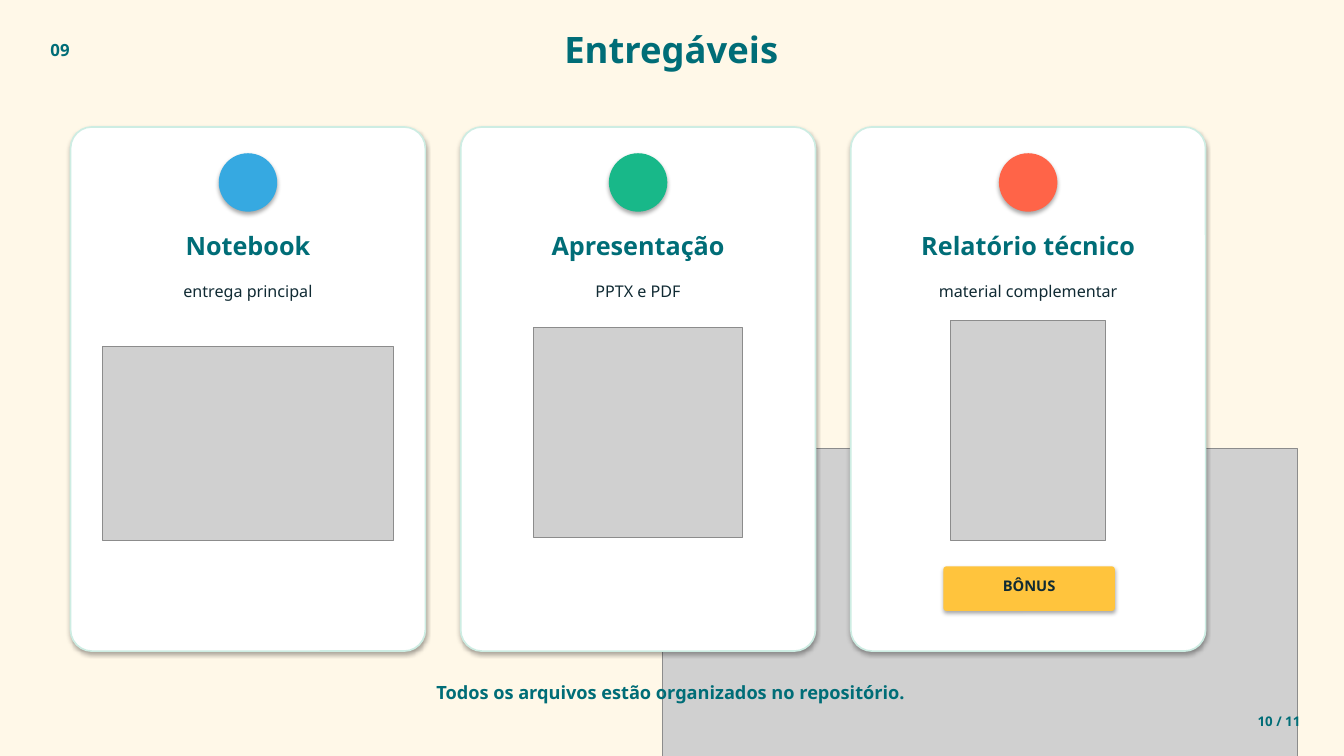
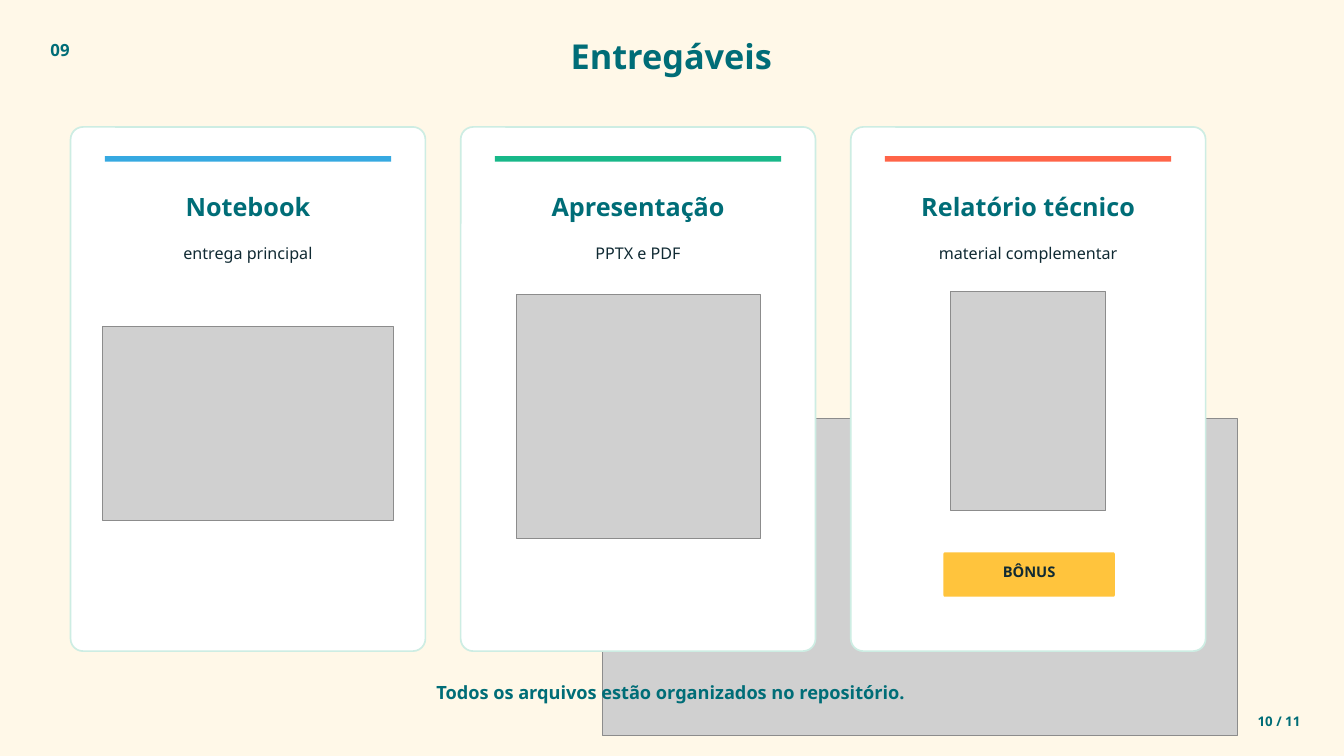
Before and after one commit to JulianaBallin/SMT-Changeover-Prediction, a slide deck: slide 10 of docs/apresentacao/apresentacao_smt_em_tempo.pptx. Drawn at 1344x756 pixels with LibreOffice and Linux fonts; fonts in the diff are those of the drawing; grey boxes stand for pictures. Boxes give left, top, right and bottom in pixels: in the first picture for what was removed or moved away, otherwise in the second. Text is boxed around its words. In the diff, an @@ line names an element or a change of style, - is before the commit and + after.

Commit message:
design(slides): modernize layout and alignment

```diff
--- a/docs/apresentacao/apresentacao_smt_em_tempo.pptx
+++ b/docs/apresentacao/apresentacao_smt_em_tempo.pptx
@@ text "Entregáveis": place and size @@
-text "Entregáveis" at (564, 35, 778, 72)
+text "Entregáveis" at (571, 42, 772, 78)
@@ text "Entregáveis" at (571, 42, 772, 78): size 26 to 24.5 pt @@
@@ rectangle: place and size @@
-rectangle at (219, 153, 277, 212)
+rectangle at (105, 156, 391, 162)
@@ rectangle: place and size @@
-rectangle at (609, 153, 667, 212)
+rectangle at (495, 156, 781, 162)
@@ ellipse to rectangle; shadow off in 3 elements at (105, 156, 391, 162), (495, 156, 781, 162), (885, 156, 1172, 162) @@
@@ rectangle: place and size @@
-rectangle at (999, 153, 1058, 212)
+rectangle at (885, 156, 1172, 162)
@@ 6 texts: place and size @@
-6 texts at (183, 235, 1135, 301)
+6 texts at (183, 196, 1135, 263)
@@ picture: place and size @@
-picture at (533, 328, 743, 537)
+picture at (516, 294, 760, 538)
@@ picture: place and size @@
-picture at (951, 321, 1106, 540)
+picture at (951, 291, 1106, 511)
@@ picture: place and size @@
-picture at (103, 347, 393, 540)
+picture at (103, 327, 393, 520)
@@ picture: place and size @@
-picture at (663, 449, 1299, 756)
+picture at (602, 418, 1237, 736)
@@ text "BÔNUS": place and size @@
-text "BÔNUS" at (1003, 578, 1055, 591)
+text "BÔNUS" at (1003, 563, 1055, 577)
@@ rounded rectangle: place and size @@
-rounded rectangle at (944, 567, 1115, 611)
+rounded rectangle at (944, 553, 1115, 597)
@@ shadow off; proportions changed in 4 elements at (71, 127, 425, 651), (461, 127, 816, 651), (851, 127, 1206, 651), (944, 553, 1115, 597) @@
```
Also in this commit, not shown: 10 other slides changed, 2 other files.
